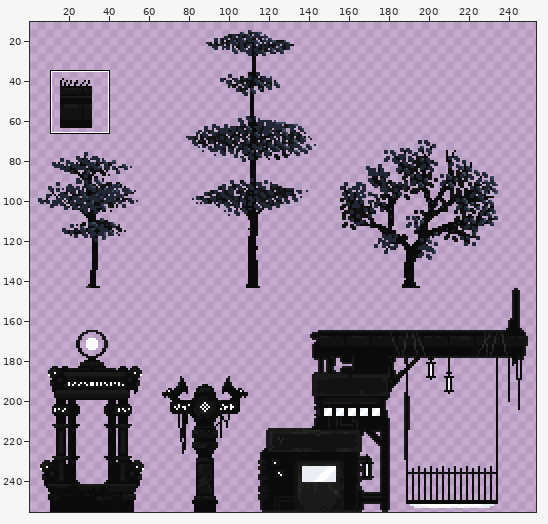
Sprite sheet -- Assets/Tiles/thingsv2.png. Above: a wide view before the commit, with the close-up outlined.
Close-up. Before:
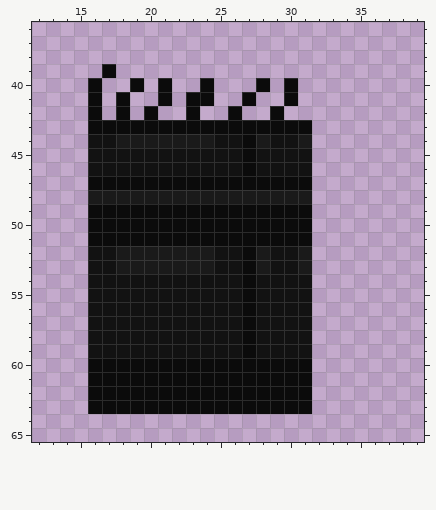
The file is 256x256 pixels. Colours within 5 levels of each other are drawn and written as one. Shown: x 12..39, y 36..65. The wide view leaves out empty margins.
New version:
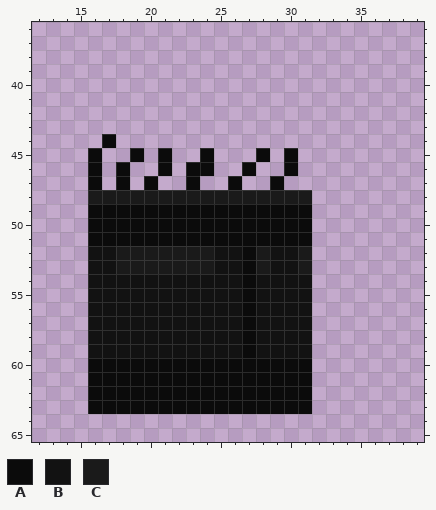
Palette (. is transparent): A #0b0b0b  B #121212  C #1a1a1a
Changes in this commit:
@@ x 12..39 @@
 38 ............................
-39 .....A......................
-40 ....A..A.A..A...A.A.........
-41 ....A.A..A.AA..A..A.........
-42 ....A.A.A..A..A..A..........
-43 ....AAAAAAAAAAAAAAAA........
-44 ....BBCCCCCCCBBACBBC........
-45 ....BBBBBBBBBBBABBBB........
-46 ....BBBBBBBBBBBABBBB........
-47 ....AAAAAAAAAAAAAAAA........
+39 ............................
+40 ............................
+41 ............................
+42 ............................
+43 ............................
+44 .....A......................
+45 ....A..A.A..A...A.A.........
+46 ....A.A..A.AA..A..A.........
+47 ....A.A.A..A..A..A..........
 48 ....CCCCCCCCCCCCCCCC........
